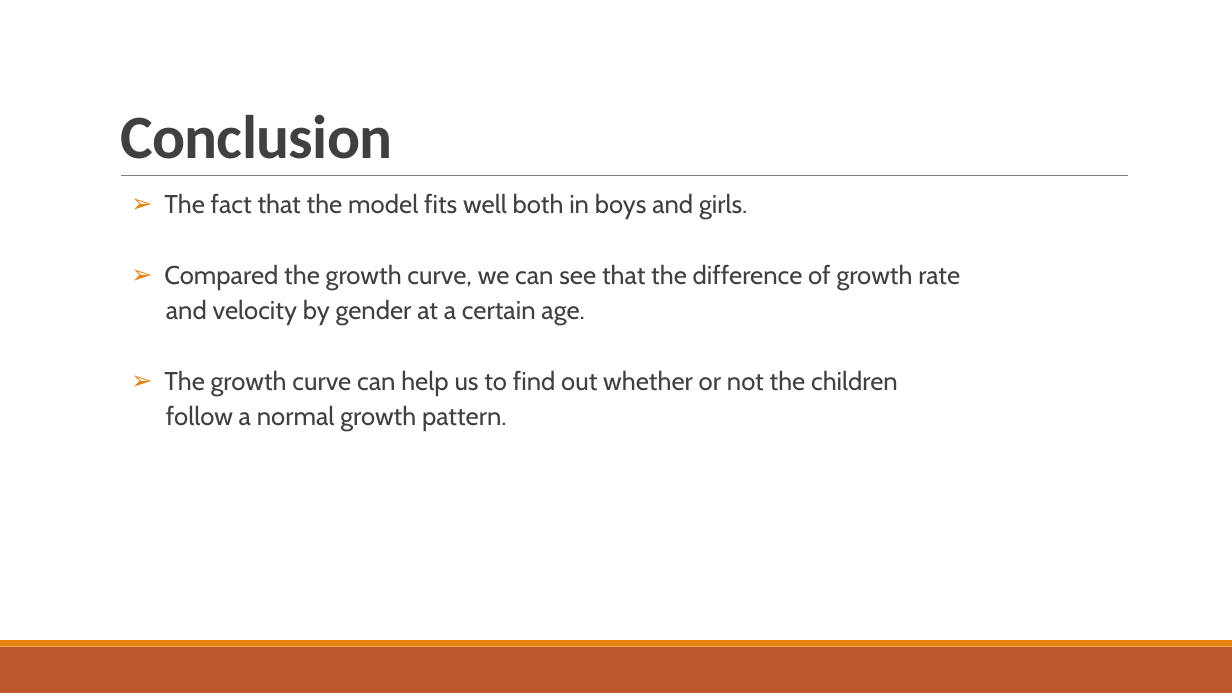
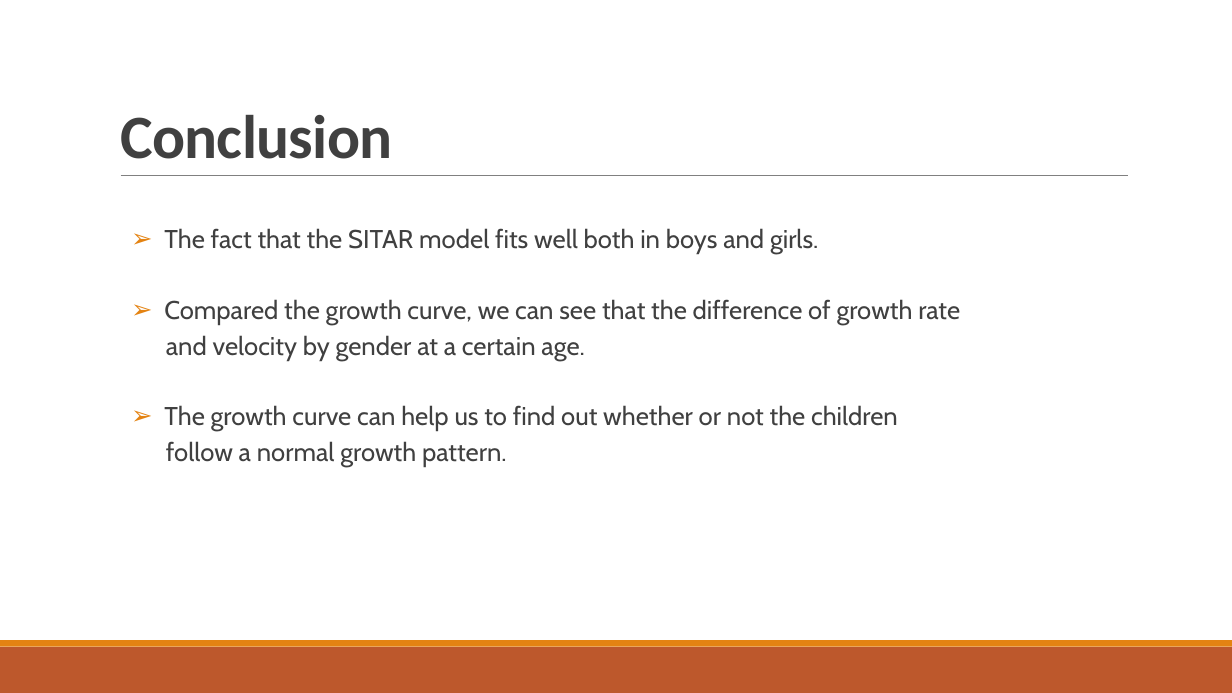
Before and after one commit to wangyang325/ST606, a slide deck: slide 12 of ST606_Presentation_YangWang.pptx (slide 11 before the commit). Drawn at 1232x693 pixels with LibreOffice and Linux fonts; fonts in the diff are those of the drawing. Boxes give left, top, right and bottom in pixels: in the first picture for what was removed or moved away, otherwise in the second. Text is boxed around its words. In the diff, an @@ line names an element or a change of style, - is before the commit and + after.

```diff
--- a/ST606_Presentation_YangWang.pptx
+++ b/ST606_Presentation_YangWang.pptx
@@ text at bbox=[164, 228, 818, 254]: text changed @@
-  ➢ The fact that the model fits well both in boys and girls.
+  ➢ The fact that the SITAR model fits well both in boys and girls.
```
Also in this commit, not shown: 3 other slides changed, 3 slides added, 3 other files.
